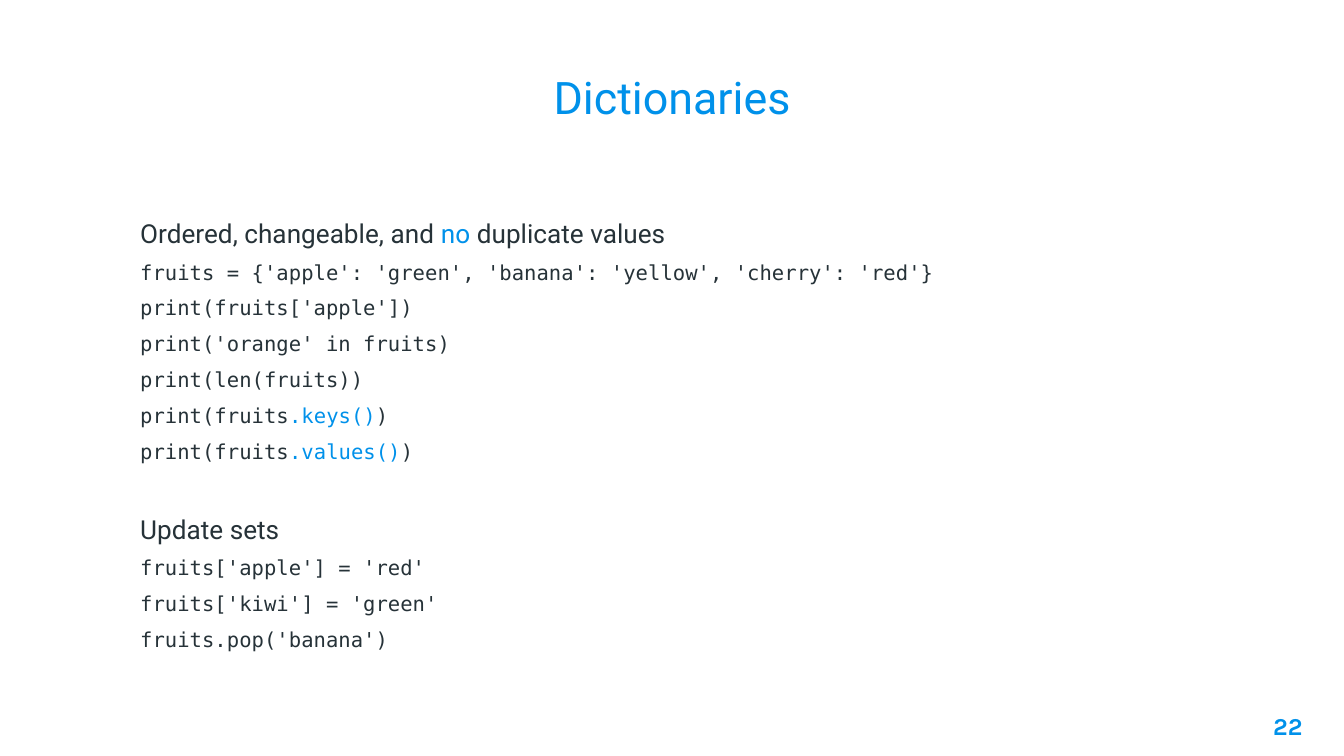
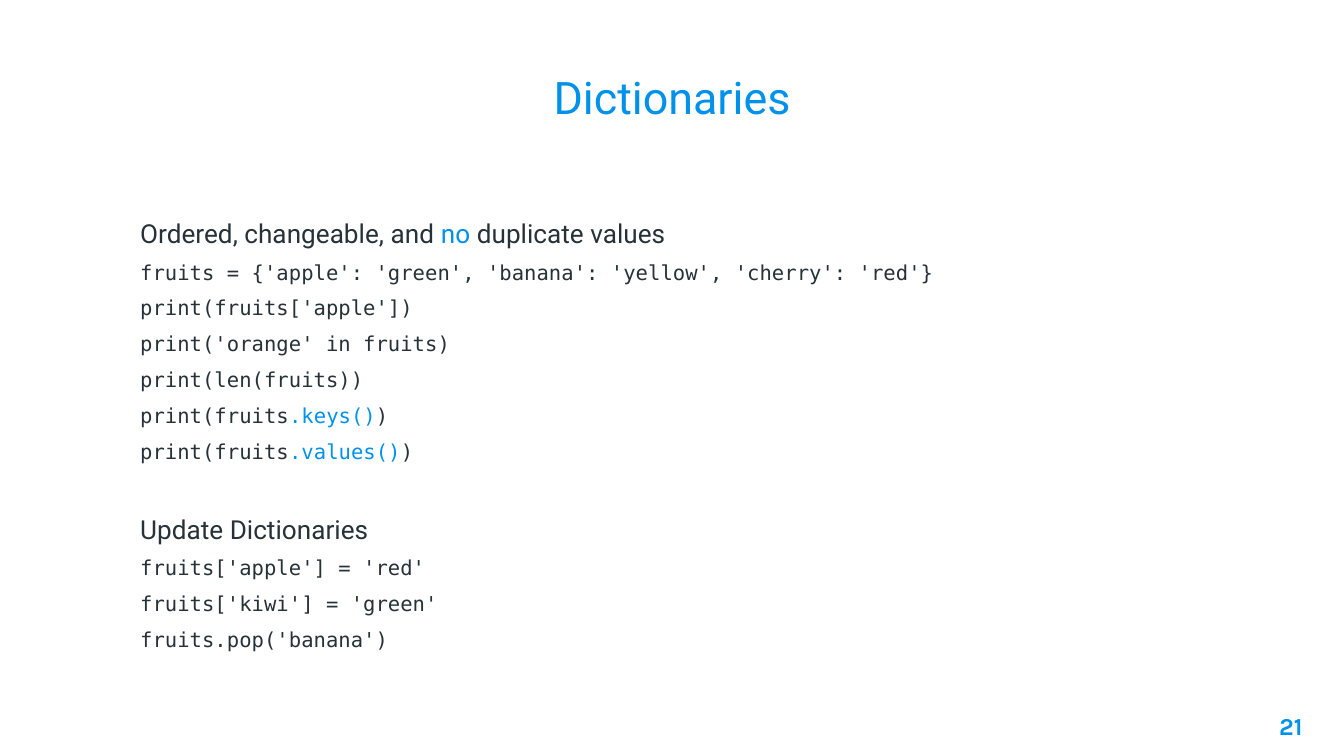
Before and after one commit to AleeRezaa/learn-python, a slide deck: slide 21 of Python.pptx (slide 22 before the commit). Drawn at 1344x756 pixels with LibreOffice and Linux fonts; fonts in the diff are those of the drawing; background and template pictures are left out. Boxes give left, top, right and bottom in pixels: in the first picture for what was removed or moved away, otherwise in the second. Text is boxed around its words. In the diff, an @@ line names an element or a change of style, - is before the commit and + after.

```diff
--- a/Python.pptx
+++ b/Python.pptx
@@ text at (140, 519, 368, 545): text changed @@
-Update sets
+Update Dictionaries
@@ page number at (1279, 719, 1302, 735): text changed @@
-22
+21
```
Also in this commit, not shown: 6 other slides changed, 7 slides added, 3 slides removed.
